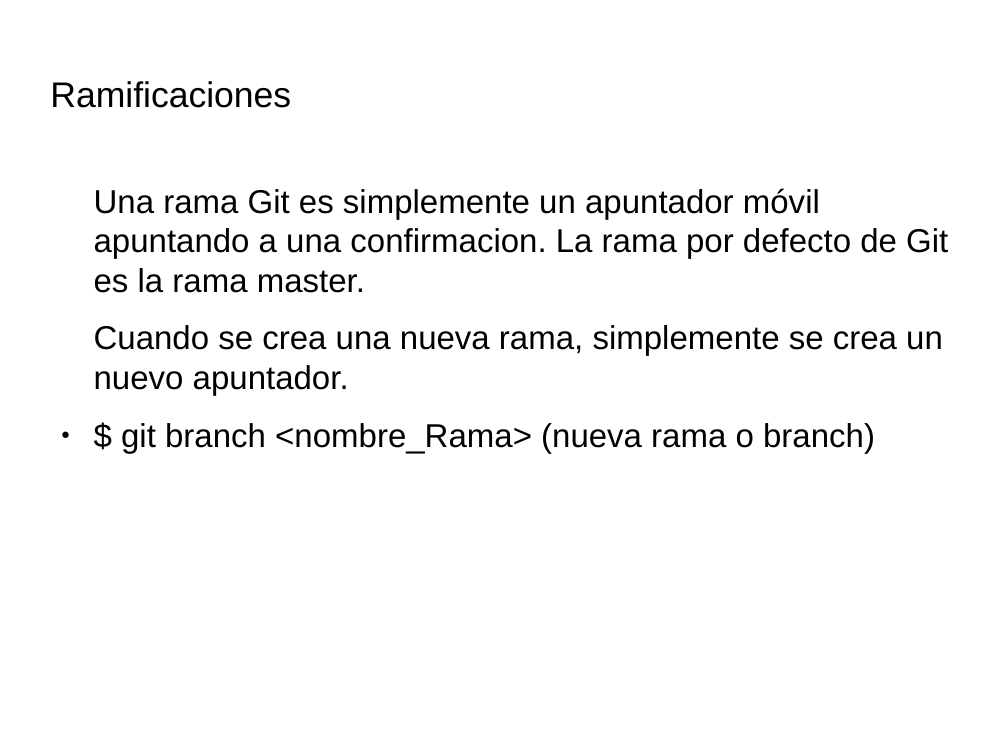
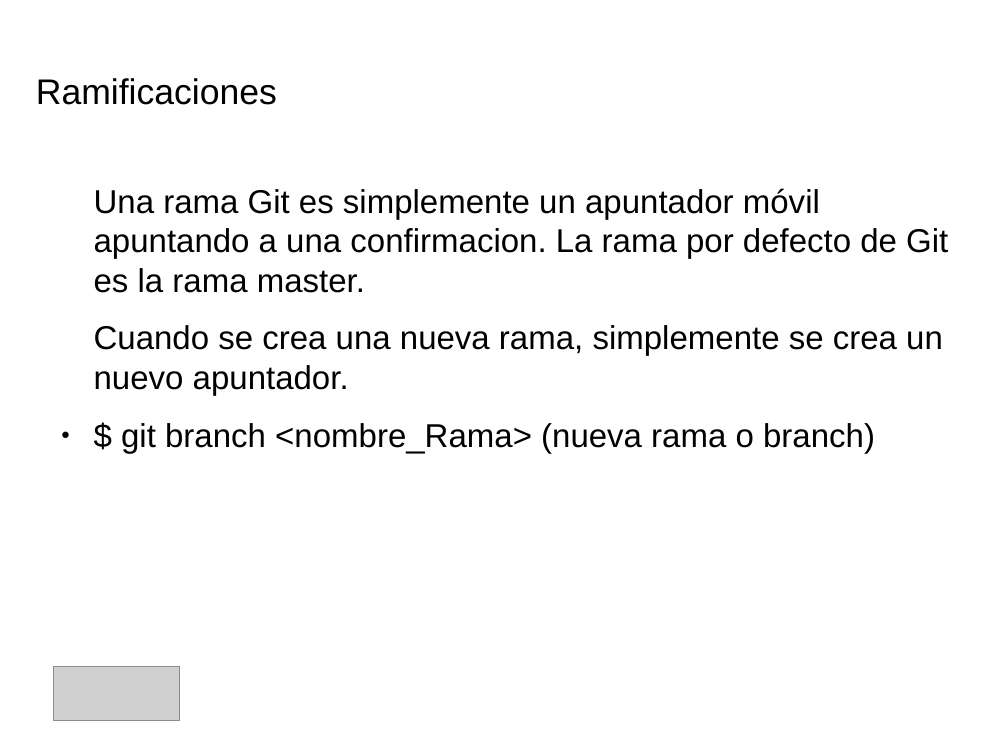
Before and after one commit to IllanPedro/Hardware, a slide deck: slide 41 of CursoGIT,GITHUB,SOURCETREE/Precentacion_Git.odp. Drawn at 1008x756 pixels with LibreOffice and Linux fonts; fonts in the diff are those of the drawing; grey boxes stand for pictures; background and template pictures are left out. Boxes give left, top, right and bottom in pixels: in the first picture for what was removed or moved away, otherwise in the second. Text is boxed around its words. In the diff, an @@ line names an element or a change of style, - is before the commit and + after.

```diff
--- a/CursoGIT,GITHUB,SOURCETREE/Precentacion_Git.odp
+++ b/CursoGIT,GITHUB,SOURCETREE/Precentacion_Git.odp
@@ title "Ramificaciones": place and size @@
-title "Ramificaciones" at (50, 81, 291, 108)
+title "Ramificaciones" at (36, 78, 277, 105)
@@ picture added at (54, 667, 180, 722) @@
```
Also in this commit, not shown: 2 other slides changed, 3 slides added.
